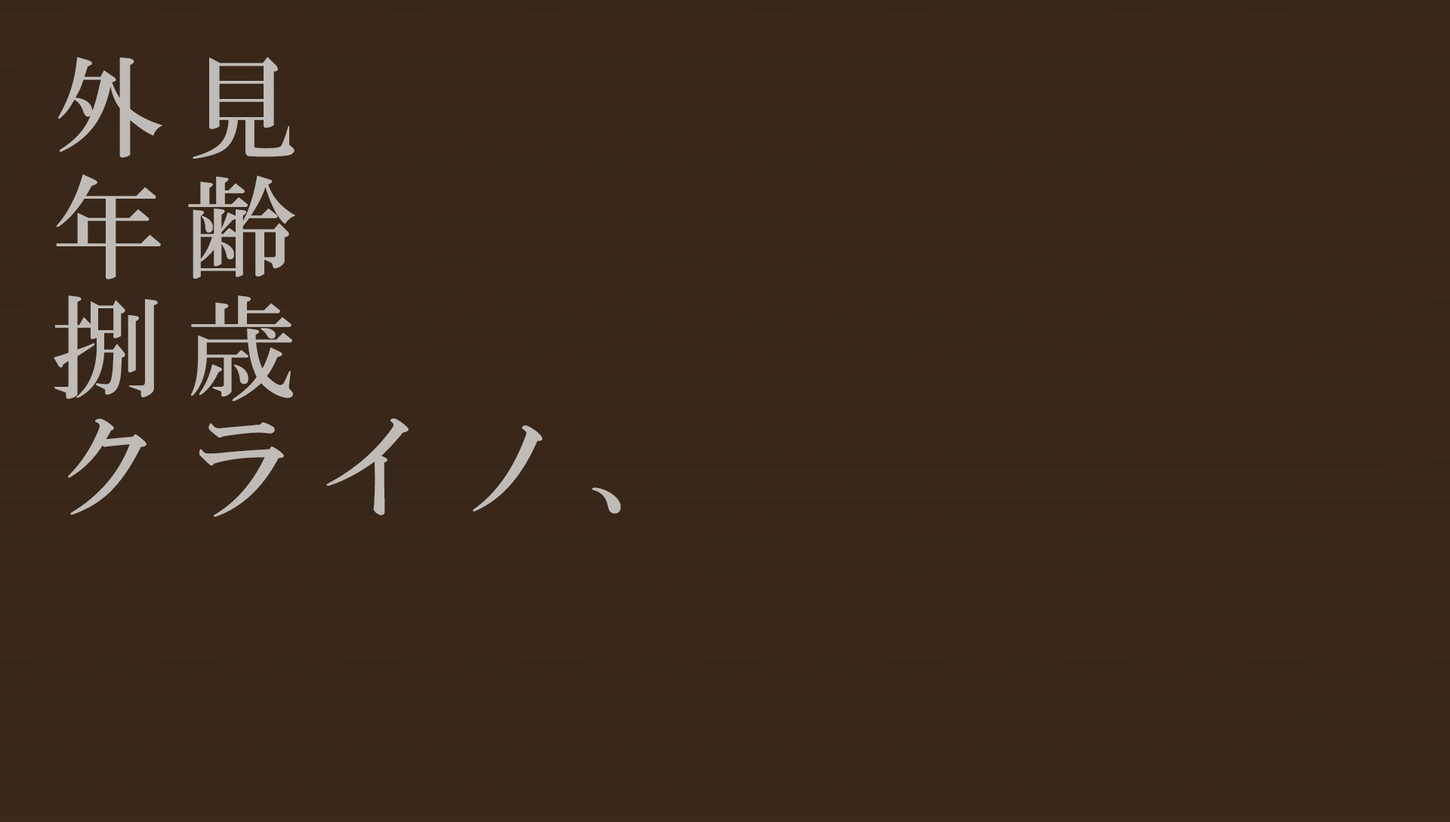
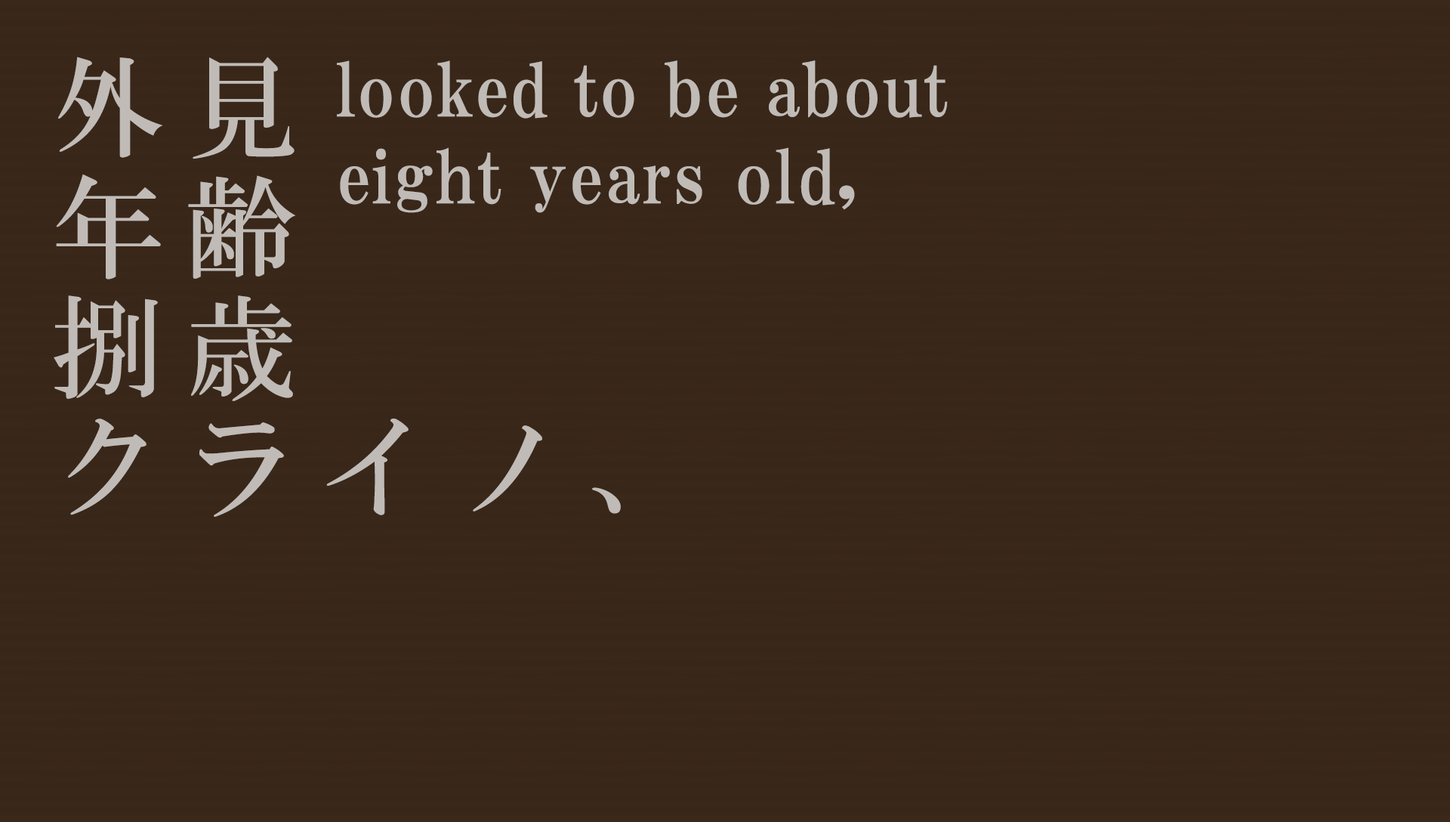
Two versions of the same layered image (1450×822). Layer-by-layer changes:
added layer "looked to be about eight years old," above "外見 年齢 捌歳 クライノ、" over [336, 60, 948, 213]
painted on "外見 年齢 捌歳 クライノ、" over [242, 215, 244, 275]
